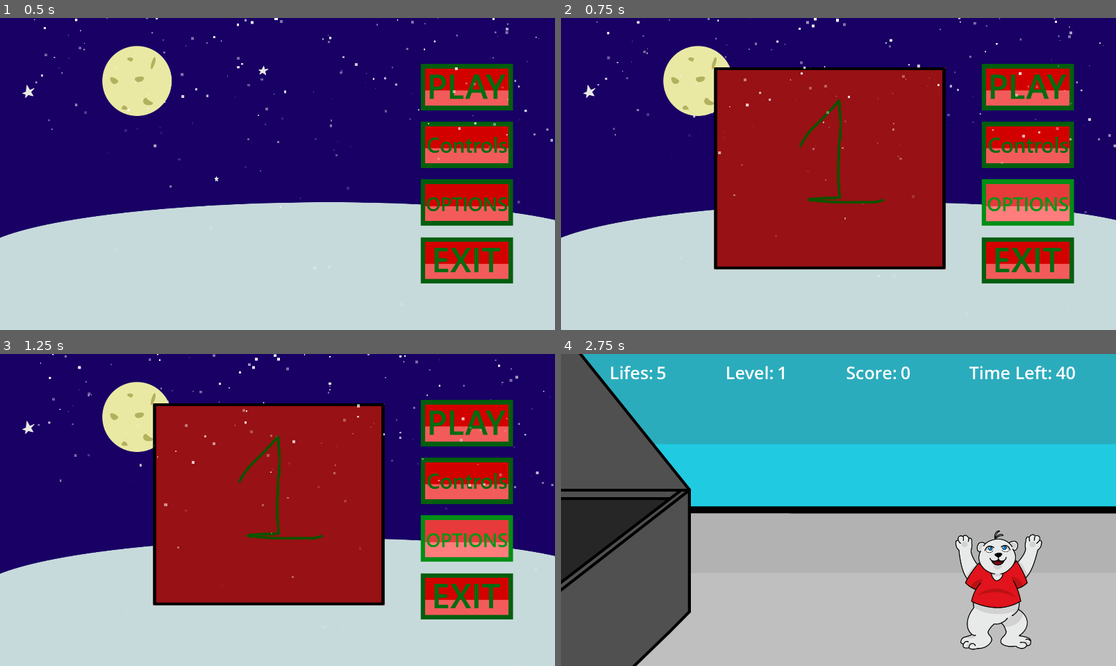
Above: before the commit, frames 1-4 (two rows, left to right).
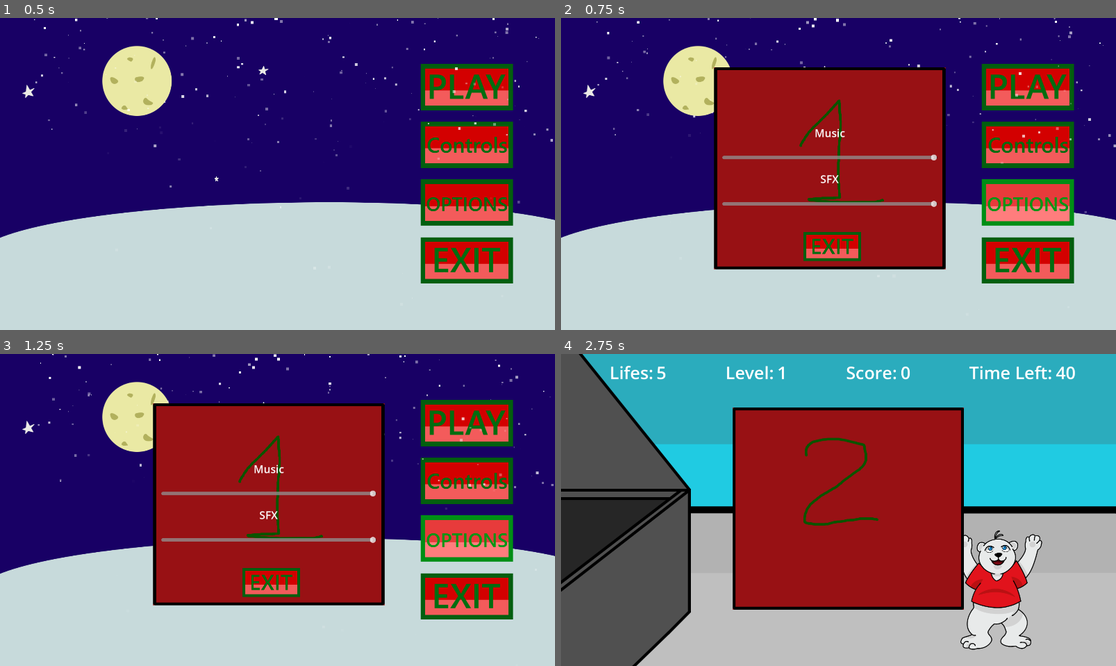
Above: after the commit, the same moments.

Repository: AnaVSSCaldeira/Christmas-Game
Game: Godot game, scene res://Menu/Scenes/Menu.tscn
The game is run twice, just before and just after one commit, with the same random seed, the same clock (stepped at 60 frames per second) and the same inputs.
Inputs (mouse positions are in pixels of both pictures, inside the frame that each line leads up to):
- Up to frame 1 (0.5 s): no input
- Up to frame 2 (0.75 s): click (1027, 202) at 0.5 s
- Up to frame 3 (1.25 s): no input
- Up to frame 4 (2.75 s): click (832, 581) at 1.27 s; click (1027, 422) at 2 s

Frame 1 is identical in both runs. In frame 2, 2.0% of the frame differs, in the area x 28-69%, y 15-78%; in frame 3, 2.0%; in frame 4, 27%, in the area x 30-73%, y 17-82%.

Commit message:
Sound options system

Diff:
--- a/bean_counters/Game/Scenes/Game.tscn
+++ b/bean_counters/Game/Scenes/Game.tscn
@@ -1,11 +1,16 @@
-[gd_scene load_steps=9 format=3 uid="uid://dk6jicep4wbsb"]
+[gd_scene load_steps=14 format=3 uid="uid://dk6jicep4wbsb"]
 
 [ext_resource type="Texture2D" uid="uid://digsvxfcq0ufk" path="res://Game/Images/game_bg.png" id="1_f48nx"]
 [ext_resource type="Script" uid="uid://dp58e8s7i4trt" path="res://Game/Scripts/game.gd" id="1_thwfy"]
 [ext_resource type="PackedScene" uid="uid://6p77o52o066k" path="res://Game/Scenes/BagSpawner.tscn" id="2_6socv"]
 [ext_resource type="AudioStream" uid="uid://bdgef6ycfu21c" path="res://Game/SFX and Musics/snow_by_Villatic_music.mp3" id="3_6socv"]
+[ext_resource type="Script" path="res://Game/Scripts/control.gd" id="3_g00g5"]
 [ext_resource type="PackedScene" uid="uid://dhxpq4o1g0cq8" path="res://Game/Scenes/Player.tscn" id="4_4hm0i"]
 [ext_resource type="PackedScene" uid="uid://cdhvo4lkcbn54" path="res://Game/Scenes/Score.tscn" id="5_h0auy"]
+[ext_resource type="Texture2D" uid="uid://cd0pfsf1ssh3j" path="res://Game/Images/screen1.png" id="7_w76w2"]
+[ext_resource type="Texture2D" uid="uid://dcce5wn20hom1" path="res://Game/Images/b_exit.png" id="8_g00g5"]
+[ext_resource type="Texture2D" uid="uid://1hbwbbly1of3" path="res://Game/Images/b_exit_hover.png" id="9_qagud"]
+[ext_resource type="Texture2D" uid="uid://ca261msxr1ajb" path="res://Game/Images/screen2.png" id="11_qagud"]
 
 [sub_resource type="RectangleShape2D" id="RectangleShape2D_4hm0i"]
 size = Vector2(3371.6458, 169.99911)
@@ -25,6 +30,7 @@
 anchors_preset = 0
 offset_right = 40.0
 offset_bottom = 40.0
+script = ExtResource("3_g00g5")
 
 [node name="HBoxContainer" type="HBoxContainer" parent="Control"]
 layout_mode = 0
@@ -87,9 +93,11 @@
 text = "999"
 
 [node name="Theme" type="AudioStreamPlayer" parent="."]
+process_mode = 3
 stream = ExtResource("3_6socv")
 volume_db = -20.0
 autoplay = true
+bus = &"Music"
 parameters/looping = true
 
 [node name="Player" parent="." instance=ExtResource("4_4hm0i")]
@@ -123,4 +131,99 @@
 [node name="Wave_timer" type="Timer" parent="."]
 one_shot = true
 
+[node name="Pause" type="Control" parent="."]
+process_mode = 3
+visible = false
+layout_mode = 3
+anchors_preset = 0
+offset_left = 930.0
+offset_top = 520.0
+offset_right = 970.0
+offset_bottom = 560.0
+
+[node name="Screen" type="Sprite2D" parent="Pause"]
+texture_filter = 1
+texture = ExtResource("7_w76w2")
+
+[node name="VBoxContainer" type="VBoxContainer" parent="Pause"]
+layout_mode = 0
+offset_left = -372.0
+offset_top = -317.0
+offset_right = 124.0
+offset_bottom = -114.0
+scale = Vector2(1.5, 1.5)
+theme_override_constants/separation = 10
+
+[node name="Master" type="Label" parent="Pause/VBoxContainer"]
+visible = false
+layout_mode = 2
+size_flags_vertical = 3
+theme_override_font_sizes/font_size = 25
+text = "Master"
+horizontal_alignment = 1
+
+[node name="SliderMaster" type="HSlider" parent="Pause/VBoxContainer"]
+visible = false
+layout_mode = 2
+size_flags_vertical = 3
+mouse_default_cursor_shape = 2
+max_value = 1.0
+step = 0.05
+
+[node name="Music" type="Label" parent="Pause/VBoxContainer"]
+layout_mode = 2
+size_flags_vertical = 3
+theme_override_font_sizes/font_size = 25
+text = "Music"
+horizontal_alignment = 1
+
+[node name="SliderMusic" type="HSlider" parent="Pause/VBoxContainer"]
+layout_mode = 2
+size_flags_vertical = 3
+mouse_default_cursor_shape = 2
+max_value = 1.0
+step = 0.05
+
+[node name="SFX" type="Label" parent="Pause/VBoxContainer"]
+layout_mode = 2
+size_flags_vertical = 3
+theme_override_font_sizes/font_size = 25
+text = "SFX"
+horizontal_alignment = 1
+
+[node name="SliderSFX" type="HSlider" parent="Pause/VBoxContainer"]
+layout_mode = 2
+size_flags_vertical = 3
+mouse_default_cursor_shape = 2
+max_value = 1.0
+step = 0.05
+
+[node name="Save" type="TextureButton" parent="Pause"]
+layout_mode = 0
+offset_left = -91.0
+offset_top = 31.0
+offset_right = 309.0
+offset_bottom = 231.0
+scale = Vector2(0.5, 0.5)
+mouse_default_cursor_shape = 2
+texture_normal = ExtResource("8_g00g5")
+texture_hover = ExtResource("9_qagud")
+
+[node name="GameOver" type="Control" parent="."]
+layout_mode = 3
+anchors_preset = 0
+offset_left = 994.0
+offset_top = 535.0
+offset_right = 1034.0
+offset_bottom = 575.0
+
+[node name="Sprite2D" type="Sprite2D" parent="GameOver"]
+texture = ExtResource("11_qagud")
+
+[node name="TextureButton" type="TextureButton" parent="GameOver"]
+layout_mode = 0
+offset_right = 40.0
+offset_bottom = 40.0
+mouse_default_cursor_shape = 2
+
 [connection signal="timeout" from="Wave_timer" to="." method="_on_wave_timer_timeout"]
--- a/bean_counters/Game/Scenes/Player.tscn
+++ b/bean_counters/Game/Scenes/Player.tscn
@@ -8,6 +8,7 @@
 [ext_resource type="Texture2D" uid="uid://dshjwxl3g3lsm" path="res://Game/Images/player_4.png" id="5_7memh"]
 [ext_resource type="Texture2D" uid="uid://dmagie76jk7gl" path="res://Game/Images/player_5.png" id="6_biwex"]
 [ext_resource type="Texture2D" uid="uid://c1edmonw7psd8" path="res://Game/Images/player_hurt.png" id="7_k821p"]
+[ext_resource type="AudioStream" uid="uid://cena4ki1r6udf" path="res://Game/SFX and Musics/ouch.mp3" id="9_ic45v"]
 
 [sub_resource type="SpriteFrames" id="SpriteFrames_gctag"]
 animations = [{
@@ -97,4 +98,8 @@
 position = Vector2(1, -309.5)
 shape = SubResource("RectangleShape2D_k821p")
 
+[node name="Damage" type="AudioStreamPlayer" parent="."]
+stream = ExtResource("9_ic45v")
+bus = &"SFX"
+
 [connection signal="body_entered" from="Area2D" to="." method="_on_area_2d_body_entered"]
--- a/bean_counters/Game/Scripts/game.gd
+++ b/bean_counters/Game/Scripts/game.gd
@@ -19,6 +19,8 @@
 var player_life = 5
 
 func _ready():
+	$Pause.visible = false
+	get_tree().paused = false
 	score_count.text = "0"
 	life_count.text = str(player_life)
 	level_count.text = str(wave_count + 1)
@@ -54,6 +56,7 @@
 
 func damage():
 	if player_life > 0:
+		$Player/Damage.play()
 		player.bags = 0
 
 		player.is_hurt = true
@@ -88,3 +91,8 @@
 	spawn_timer = 2.5
 	$Wave_timer.start(wave_timer)
 	bag_spawner_timer.start(spawn_timer)
+
+func _input(event):
+	if event.is_action_pressed("ui_cancel"):
+		$Pause.visible = true
+		get_tree().paused = true
--- a/bean_counters/Menu/Scenes/Menu.tscn
+++ b/bean_counters/Menu/Scenes/Menu.tscn
@@ -16,6 +16,8 @@
 [ext_resource type="Texture2D" uid="uid://b8kmgnfrgu7w8" path="res://Game/Images/b_controls_hover.png" id="8_co3wy"]
 [ext_resource type="AudioStream" uid="uid://xcctjxdglg04" path="res://Menu/SFX and Musics/christmas_snow_by_villatic_music.mp3" id="14_co3wy"]
 [ext_resource type="PackedScene" uid="uid://de1q6qyaxlud5" path="res://Scenes/Snow_effect.tscn" id="15_hkslu"]
+[ext_resource type="Texture2D" uid="uid://dcce5wn20hom1" path="res://Game/Images/b_exit.png" id="16_44ixw"]
+[ext_resource type="Texture2D" uid="uid://1hbwbbly1of3" path="res://Game/Images/b_exit_hover.png" id="17_0ip5m"]
 
 [node name="Menu" type="Node2D"]
 script = ExtResource("1_1c4t6")
@@ -24,29 +26,6 @@
 position = Vector2(960, 540)
 texture = ExtResource("2_oxlmi")
 flip_h = true
-
-[node name="Options_screen" type="Control" parent="."]
-layout_mode = 3
-anchors_preset = 0
-offset_left = 930.0
-offset_top = 520.0
-offset_right = 970.0
-offset_bottom = 560.0
-
-[node name="Screen" type="Sprite2D" parent="Options_screen"]
-texture_filter = 1
-texture = ExtResource("3_hkslu")
-
-[node name="Control_screen" type="Control" parent="."]
-layout_mode = 3
-anchors_preset = 0
-offset_left = 930.0
-offset_top = 520.0
-offset_right = 1067.0
-offset_bottom = 650.0
-
-[node name="screen" type="Sprite2D" parent="Control_screen"]
-texture = ExtResource("4_irw30")
 
 [node name="Control" type="Control" parent="."]
 layout_mode = 3
@@ -71,10 +50,12 @@
 
 [node name="Hover" type="AudioStreamPlayer" parent="Control/VBoxContainer/Play"]
 stream = ExtResource("5_oxlmi")
+bus = &"SFX"
 
 [node name="Click" type="AudioStreamPlayer" parent="Control/VBoxContainer/Play"]
 process_mode = 3
 stream = ExtResource("6_oqrcm")
+bus = &"SFX"
 
 [node name="Instructions" type="TextureButton" parent="Control/VBoxContainer"]
 layout_mode = 2
@@ -84,10 +65,12 @@
 
 [node name="Hover" type="AudioStreamPlayer" parent="Control/VBoxContainer/Instructions"]
 stream = ExtResource("5_oxlmi")
+bus = &"SFX"
 
 [node name="Click" type="AudioStreamPlayer" parent="Control/VBoxContainer/Instructions"]
 process_mode = 3
 stream = ExtResource("6_oqrcm")
+bus = &"SFX"
 
 [node name="Options" type="TextureButton" parent="Control/VBoxContainer"]
 layout_mode = 2
@@ -97,10 +80,12 @@
 
 [node name="Hover" type="AudioStreamPlayer" parent="Control/VBoxContainer/Options"]
 stream = ExtResource("5_oxlmi")
+bus = &"SFX"
 
 [node name="Click" type="AudioStreamPlayer" parent="Control/VBoxContainer/Options"]
 process_mode = 3
 stream = ExtResource("6_oqrcm")
+bus = &"SFX"
 
 [node name="Exit" type="TextureButton" parent="Control/VBoxContainer"]
 layout_mode = 2
@@ -110,21 +95,116 @@
 
 [node name="Hover" type="AudioStreamPlayer" parent="Control/VBoxContainer/Exit"]
 stream = ExtResource("5_oxlmi")
+bus = &"SFX"
 
 [node name="Click" type="AudioStreamPlayer" parent="Control/VBoxContainer/Exit"]
 process_mode = 3
 stream = ExtResource("6_oqrcm")
+bus = &"SFX"
 
 [node name="Theme" type="AudioStreamPlayer" parent="."]
 stream = ExtResource("14_co3wy")
 volume_db = -20.0
 autoplay = true
+bus = &"Music"
 parameters/looping = true
 
 [node name="Snow_effect" parent="." instance=ExtResource("15_hkslu")]
 position = Vector2(942, 0)
+
+[node name="Options_screen" type="Control" parent="."]
+layout_mode = 3
+anchors_preset = 0
+offset_left = 930.0
+offset_top = 520.0
+offset_right = 970.0
+offset_bottom = 560.0
+
+[node name="Screen" type="Sprite2D" parent="Options_screen"]
+texture_filter = 1
+texture = ExtResource("3_hkslu")
+
+[node name="VBoxContainer" type="VBoxContainer" parent="Options_screen"]
+layout_mode = 0
+offset_left = -372.0
+offset_top = -148.0
+offset_right = 124.0
+offset_bottom = 55.0
+scale = Vector2(1.5, 1.5)
+theme_override_constants/separation = 10
+
+[node name="Master" type="Label" parent="Options_screen/VBoxContainer"]
+visible = false
+layout_mode = 2
+size_flags_vertical = 3
+theme_override_font_sizes/font_size = 25
+text = "Master"
+horizontal_alignment = 1
+
+[node name="SliderMaster" type="HSlider" parent="Options_screen/VBoxContainer"]
+visible = false
+layout_mode = 2
+size_flags_vertical = 3
+mouse_default_cursor_shape = 2
+max_value = 1.0
+step = 0.05
+
+[node name="Music" type="Label" parent="Options_screen/VBoxContainer"]
+layout_mode = 2
+size_flags_vertical = 3
+theme_override_font_sizes/font_size = 25
+text = "Music"
+horizontal_alignment = 1
+
+[node name="SliderMusic" type="HSlider" parent="Options_screen/VBoxContainer"]
+layout_mode = 2
+size_flags_vertical = 3
+mouse_default_cursor_shape = 2
+max_value = 1.0
+step = 0.05
+
+[node name="SFX" type="Label" parent="Options_screen/VBoxContainer"]
+layout_mode = 2
+size_flags_vertical = 3
+theme_override_font_sizes/font_size = 25
+text = "SFX"
+horizontal_alignment = 1
+
+[node name="SliderSFX" type="HSlider" parent="Options_screen/VBoxContainer"]
+layout_mode = 2
+size_flags_vertical = 3
+mouse_default_cursor_shape = 2
+max_value = 1.0
+step = 0.05
+
+[node name="Save" type="TextureButton" parent="Options_screen"]
+layout_mode = 0
+offset_left = -91.0
+offset_top = 221.0
+offset_right = 309.0
+offset_bottom = 421.0
+scale = Vector2(0.5, 0.5)
+mouse_default_cursor_shape = 2
+texture_normal = ExtResource("16_44ixw")
+texture_hover = ExtResource("17_0ip5m")
+
+[node name="Control_screen" type="Control" parent="."]
+visible = false
+layout_mode = 3
+anchors_preset = 0
+offset_left = 930.0
+offset_top = 520.0
+offset_right = 1067.0
+offset_bottom = 650.0
+
+[node name="screen" type="Sprite2D" parent="Control_screen"]
+texture = ExtResource("4_irw30")
 
 [connection signal="pressed" from="Control/VBoxContainer/Play" to="." method="_on_play_pressed"]
 [connection signal="pressed" from="Control/VBoxContainer/Instructions" to="." method="_on_instructions_pressed"]
 [connection signal="pressed" from="Control/VBoxContainer/Options" to="." method="_on_options_pressed"]
 [connection signal="pressed" from="Control/VBoxContainer/Exit" to="." method="_on_exit_pressed"]
+[connection signal="mouse_exited" from="Options_screen/VBoxContainer/SliderMaster" to="." method="_on_slider_master_mouse_exited"]
+[connection signal="mouse_exited" from="Options_screen/VBoxContainer/SliderMusic" to="." method="_on_slider_music_mouse_exited"]
+[connection signal="mouse_exited" from="Options_screen/VBoxContainer/SliderSFX" to="." method="_on_slider_sfx_mouse_exited"]
+[connection signal="pressed" from="Options_screen/Save" to="." method="_on_save_pressed"]
--- a/bean_counters/Menu/Scripts/menu.gd
+++ b/bean_counters/Menu/Scripts/menu.gd
@@ -21,6 +21,8 @@
 		sound.play()
 
 func _on_play_pressed():
+	$"/root/global".music_vol = db_to_linear(AudioServer.get_bus_volume_db(1))
+	$"/root/global".sfx_vol = db_to_linear(AudioServer.get_bus_volume_db(2))
 	select_sound("Play")
 	await get_tree().create_timer(0.5).timeout
 	get_tree().change_scene_to_file("res://Game/Scenes/Game.tscn")
@@ -32,6 +34,10 @@
 	screen2.visible = !(screen2.visible)
 
 func _on_options_pressed():
+	# $Options_screen/VBoxContainer/SliderMaster.value = db_to_linear(AudioServer.get_bus_volume_db(0))
+	$Options_screen/VBoxContainer/SliderMusic.value = db_to_linear(AudioServer.get_bus_volume_db(1))
+	$Options_screen/VBoxContainer/SliderSFX.value = db_to_linear(AudioServer.get_bus_volume_db(2))
+
 	if screen2.visible == true:
 		screen2.visible = false
 	select_sound("Options")
@@ -41,3 +47,17 @@
 	select_sound("Exit")
 	await get_tree().create_timer(0.3).timeout
 	get_tree().quit()
+
+func _on_save_pressed():
+	# AudioServer.set_bus_volume_db(0, linear_to_db($Options_screen/VBoxContainer/SliderMaster.value))
+	AudioServer.set_bus_volume_db(1, linear_to_db($Options_screen/VBoxContainer/SliderMusic.value))
+	AudioServer.set_bus_volume_db(2, linear_to_db($Options_screen/VBoxContainer/SliderSFX.value))
+
+func _on_slider_master_mouse_exited():
+	$Options_screen.release_focus()
+
+func _on_slider_music_mouse_exited():
+	$Options_screen.release_focus()
+
+func _on_slider_sfx_mouse_exited():
+	$Options_screen.release_focus()
--- /dev/null
+++ b/bean_counters/default_bus_layout.tres
@@ -0,0 +1,15 @@
+[gd_resource type="AudioBusLayout" format=3 uid="uid://bqjr2sj4owgw3"]
+
+[resource]
+bus/1/name = &"Music"
+bus/1/solo = false
+bus/1/mute = false
+bus/1/bypass_fx = false
+bus/1/volume_db = 0.0
+bus/1/send = &"Master"
+bus/2/name = &"SFX"
+bus/2/solo = false
+bus/2/mute = false
+bus/2/bypass_fx = false
+bus/2/volume_db = 0.0
+bus/2/send = &"Master"
--- a/bean_counters/global.gd
+++ b/bean_counters/global.gd
@@ -1,3 +1,5 @@
 extends Node
 
 var high_score = 0
+var music_vol = 0
+var sfx_vol = 0
Not shown, added: bean_counters/Game/SFX and Musics/ouch.mp3.import
Not shown: 1 places in bean_counters/Game/Scenes/Player.tscn that only renumber resources
Not shown: 1 places in bean_counters/Menu/Scenes/Menu.tscn that only renumber resources
Not shown, added: bean_counters/Game/SFX and Musics/ouch.mp3
